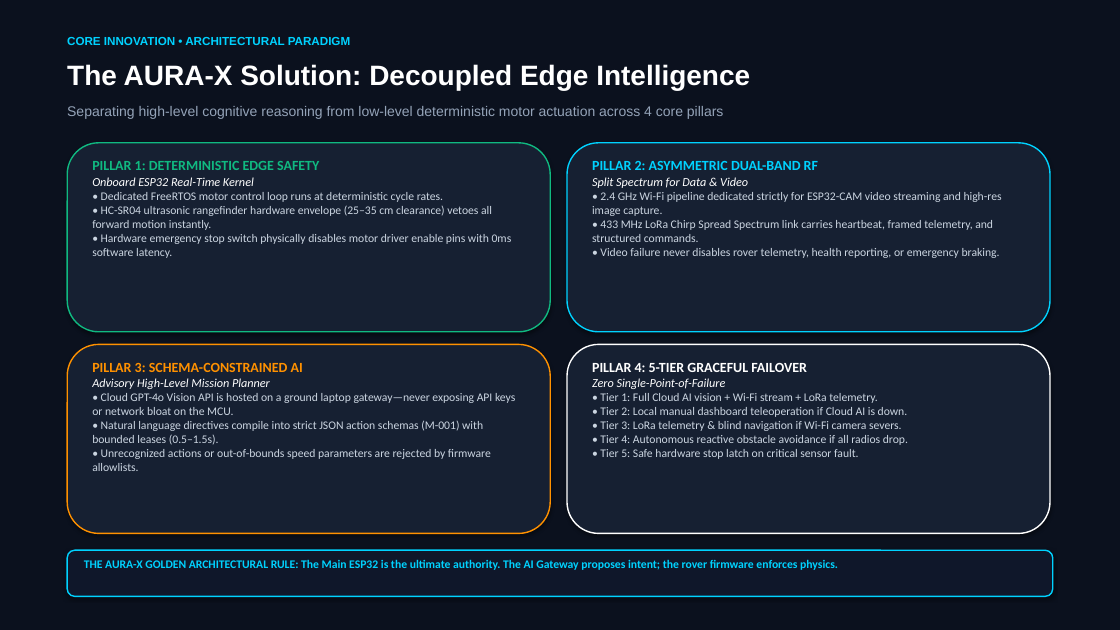
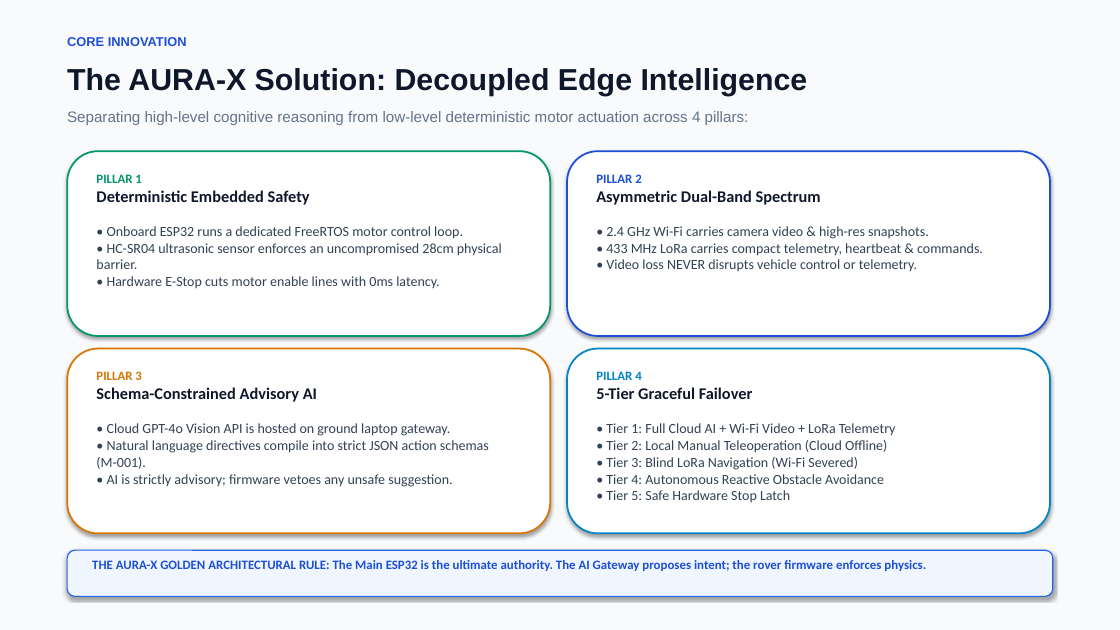
Before and after one commit to nishitapatil7/sangola-ppt, a slide deck: slide 4 of AURA_X_Winning_Hackathon_Pitch_Deck.pptx. Drawn at 1120x630 pixels with LibreOffice and Linux fonts; fonts in the diff are those of the drawing. Boxes give left, top, right and bottom in pixels: in the first picture for what was removed or moved away, otherwise in the second. Text is boxed around its words. In the diff, an @@ line names an element or a change of style, - is before the commit and + after.

Commit message:
Update PPT to high-impact light mode: concise copy, large fonts, team members added, and cost slide removed

```diff
--- a/AURA_X_Winning_Hackathon_Pitch_Deck.pptx
+++ b/AURA_X_Winning_Hackathon_Pitch_Deck.pptx
@@ rectangle at (x1=0, y1=0, x2=1120, y2=630): fill #0B111E to #F8FAFC @@
@@ text at (x1=67, y1=37, x2=187, y2=46): text changed; size 10 to 11 pt; text colour #00D2FF to #1D4ED8 @@
-CORE INNOVATION • ARCHITECTURAL PARADIGM
+CORE INNOVATION
@@ text "The AURA-X Solution: Decoupled Edge ..." at (x1=67, y1=68, x2=808, y2=96): size 24 to 26 pt, text colour #FFFFFF to #0F172A @@
@@ text at (x1=67, y1=111, x2=749, y2=125): text changed; size 12 to 13 pt; text colour #94A3B8 to #64748B @@
-Separating high-level cognitive reasoning from low-level deterministic motor actuation across 4 core pillars
+Separating high-level cognitive reasoning from low-level deterministic motor actuation across 4 pillars:
@@ rounded rectangle resized from (x1=67, y1=143, x2=550, y2=332) to (x1=67, y1=151, x2=550, y2=336) @@
@@ rounded rectangle at (x1=67, y1=151, x2=550, y2=336): fill #162032 to #FFFFFF; outline #10B981 1.2 pt to #059669 1.5 pt @@
@@ text at (x1=96, y1=174, x2=502, y2=288): text changed; size 10 to 12 pt; text colour #CBD5E1 to #334155 @@
-PILLAR 1: DETERMINISTIC EDGE SAFETY
-Onboard ESP32 Real-Time Kernel
-• Dedicated FreeRTOS motor control loop runs at deterministic cycle rates.
-• HC-SR04 ultrasonic rangefinder hardware envelope (25–35 cm clearance) vetoes all forward motion instantly.
-• Hardware emergency stop switch physically disables motor driver enable pins with 0ms software latency.
+PILLAR 1
+Deterministic Embedded Safety
+• Onboard ESP32 runs a dedicated FreeRTOS motor control loop.
+• HC-SR04 ultrasonic sensor enforces an uncompromised 28cm physical barrier.
+• Hardware E-Stop cuts motor enable lines with 0ms latency.
@@ rounded rectangle resized from (x1=567, y1=143, x2=1050, y2=332) to (x1=567, y1=151, x2=1050, y2=336) @@
@@ rounded rectangle at (x1=567, y1=151, x2=1050, y2=336): fill #162032 to #FFFFFF; outline #00D2FF 1.2 pt to #1D4ED8 1.5 pt @@
@@ text at (x1=596, y1=174, x2=983, y2=271): text changed; size 10 to 12 pt; text colour #CBD5E1 to #334155 @@
-PILLAR 2: ASYMMETRIC DUAL-BAND RF
-Split Spectrum for Data & Video
-• 2.4 GHz Wi-Fi pipeline dedicated strictly for ESP32-CAM video streaming and high-res image capture.
-• 433 MHz LoRa Chirp Spread Spectrum link carries heartbeat, framed telemetry, and structured commands.
-• Video failure never disables rover telemetry, health reporting, or emergency braking.
+PILLAR 2
+Asymmetric Dual-Band Spectrum
+• 2.4 GHz Wi-Fi carries camera video & high-res snapshots.
+• 433 MHz LoRa carries compact telemetry, heartbeat & commands.
+• Video loss NEVER disrupts vehicle control or telemetry.
@@ rounded rectangle resized from (x1=67, y1=344, x2=550, y2=534) to (x1=67, y1=349, x2=550, y2=534) @@
@@ rounded rectangle at (x1=67, y1=349, x2=550, y2=534): fill #162032 to #FFFFFF; outline #FF9100 1.2 pt to #D97706 1.5 pt @@
@@ rounded rectangle resized from (x1=567, y1=344, x2=1050, y2=534) to (x1=567, y1=349, x2=1050, y2=534) @@
@@ rounded rectangle at (x1=567, y1=349, x2=1050, y2=534): fill #162032 to #FFFFFF; outline #FFFFFF 1.2 pt to #0284C7 1.5 pt @@
@@ text at (x1=96, y1=371, x2=489, y2=487): text changed; size 10 to 12 pt; text colour #CBD5E1 to #334155 @@
-PILLAR 3: SCHEMA-CONSTRAINED AI
-Advisory High-Level Mission Planner
-• Cloud GPT-4o Vision API is hosted on a ground laptop gateway—never exposing API keys or network bloat on the MCU.
-• Natural language directives compile into strict JSON action schemas (M-001) with bounded leases (0.5–1.5s).
-• Unrecognized actions or out-of-bounds speed parameters are rejected by firmware allowlists.
+PILLAR 3
+Schema-Constrained Advisory AI
+• Cloud GPT-4o Vision API is hosted on ground laptop gateway.
+• Natural language directives compile into strict JSON action schemas (M-001).
+• AI is strictly advisory; firmware vetoes any unsafe suggestion.
@@ text at (x1=596, y1=371, x2=896, y2=502): text changed; size 10 to 12 pt; text colour #CBD5E1 to #334155 @@
-PILLAR 4: 5-TIER GRACEFUL FAILOVER
-Zero Single-Point-of-Failure
-• Tier 1: Full Cloud AI vision + Wi-Fi stream + LoRa telemetry.
-• Tier 2: Local manual dashboard teleoperation if Cloud AI is down.
-• Tier 3: LoRa telemetry & blind navigation if Wi-Fi camera severs.
-• Tier 4: Autonomous reactive obstacle avoidance if all radios drop.
-• Tier 5: Safe hardware stop latch on critical sensor fault.
+PILLAR 4
+5-Tier Graceful Failover
+• Tier 1: Full Cloud AI + Wi-Fi Video + LoRa Telemetry
+• Tier 2: Local Manual Teleoperation (Cloud Offline)
+• Tier 3: Blind LoRa Navigation (Wi-Fi Severed)
+• Tier 4: Autonomous Reactive Obstacle Avoidance
+• Tier 5: Safe Hardware Stop Latch
@@ rounded rectangle at (x1=67, y1=550, x2=1053, y2=597): fill #0F172A to #EFF6FF; outline #00D2FF 1.2 pt to #2563EB 1 pt @@
@@ text "THE AURA-X GOLDEN ARCHITECTURAL RULE: ..." moved from (x1=84, y1=560, x2=838, y2=570) to (x1=92, y1=560, x2=926, y2=571) @@
@@ text "THE AURA-X GOLDEN ARCHITECTURAL RULE: ..." at (x1=92, y1=560, x2=926, y2=571): size 10 to 11 pt, text colour #00D2FF to #1D4ED8 @@
```
Also in this commit, not shown: 7 other slides changed, 4 slides added, 6 slides removed, 2 other files.
